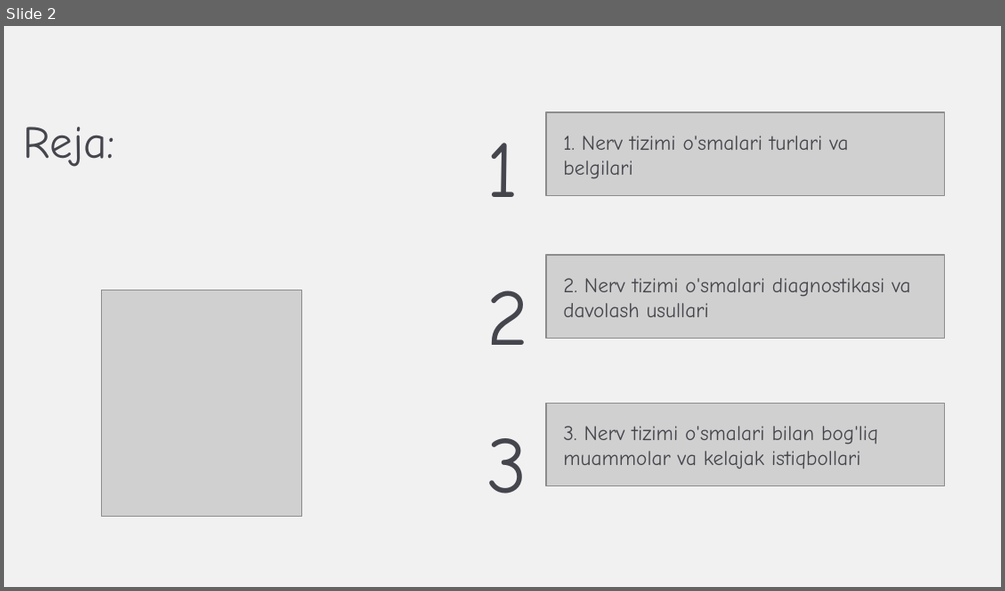
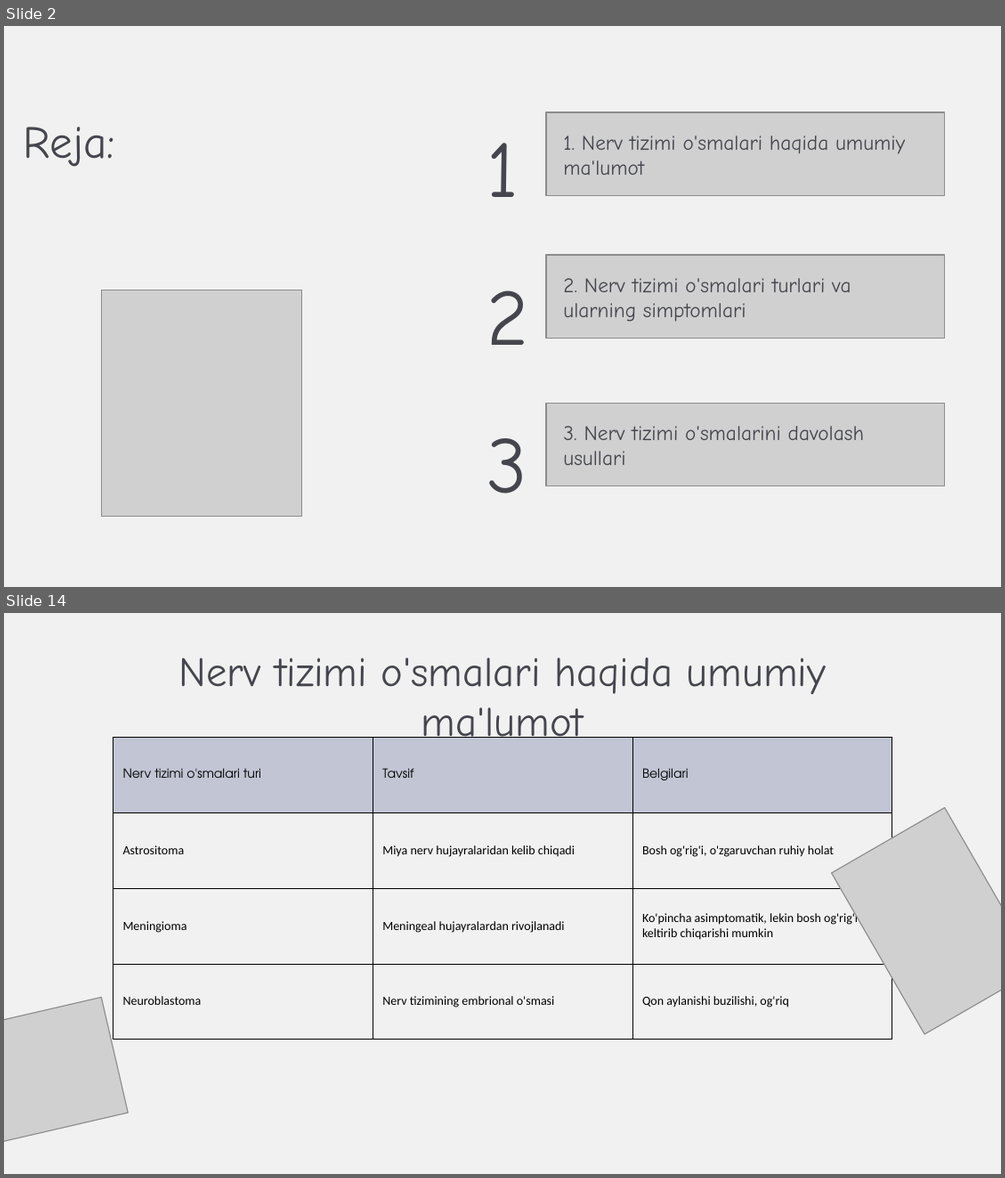
Before and after one commit to Azizjon003/pikachu, a slide deck: azimut.pptx. Shown one above the other, each under a label of ours: slide 2 before the commit, slides 2 and 14 after it; the slides between them are not shown. The pictures are 1005x591 and 1005x1178 pixels, drawn with LibreOffice and Linux fonts; fonts in the diff are those of the drawing; grey boxes stand for pictures; background and template pictures are left out. Boxes give left, top, right and bottom in pixels: in the first picture for what was removed or moved away, otherwise in the second. Text is boxed around its words. In the diff, an @@ line names an element or a change of style, - is before the commit and + after.

```diff
--- a/azimut.pptx
+++ b/azimut.pptx
@@ slide 14 added at (4, 613, 1001, 1174), background picture (left out) @@
@@ text added at (179, 657, 825, 749), 30 pt, text #45464D @@
+Nerv tizimi o'smalari haqida umumiy ma'lumot
@@ table added at (113, 737, 893, 1038), 4 rows, 3 columns @@
+Nerv tizimi o'smalari turi | Tavsif | Belgilari
+Astrositoma | Miya nerv hujayralaridan kelib chiqadi | Bosh og'rig'i, o'zgaruvchan ruhiy holat
+Meningioma | Meningeal hujayralardan rivojlanadi | Ko'pincha asimptomatik, lekin bosh og'rig'i keltirib chiqarishi mumkin
+Neuroblastoma | Nerv tizimining embrional o'smasi | Qon aylanishi buzilishi, og'riq
@@ picture added at (832, 807, 1001, 1034) @@
@@ picture added at (4, 997, 128, 1151) @@
@@ slide 2 changed as well @@
@@ text at (563, 135, 905, 175): text changed @@
-1. Nerv tizimi o'smalari turlari va belgilari
+1. Nerv tizimi o'smalari haqida umumiy ma'lumot
@@ text at (563, 278, 850, 321): text changed @@
-2. Nerv tizimi o'smalari diagnostikasi va davolash usullari
+2. Nerv tizimi o'smalari turlari va ularning simptomlari
@@ text at (563, 426, 864, 465): text changed @@
-3. Nerv tizimi o'smalari bilan bog'liq muammolar va kelajak istiqbollari
+3. Nerv tizimi o'smalarini davolash usullari
```
Also in this commit, not shown: 2 other slides changed, 17 other slides added, 6 slides removed, 39 other files.
